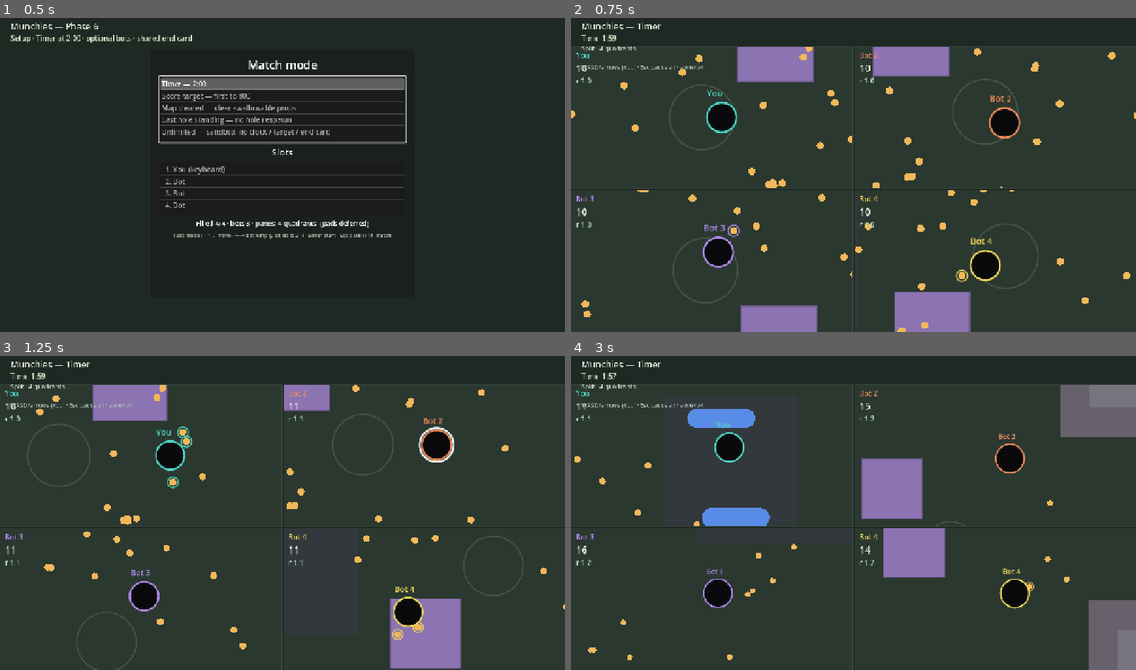
Above: before the commit, frames 1-4 (two rows, left to right).
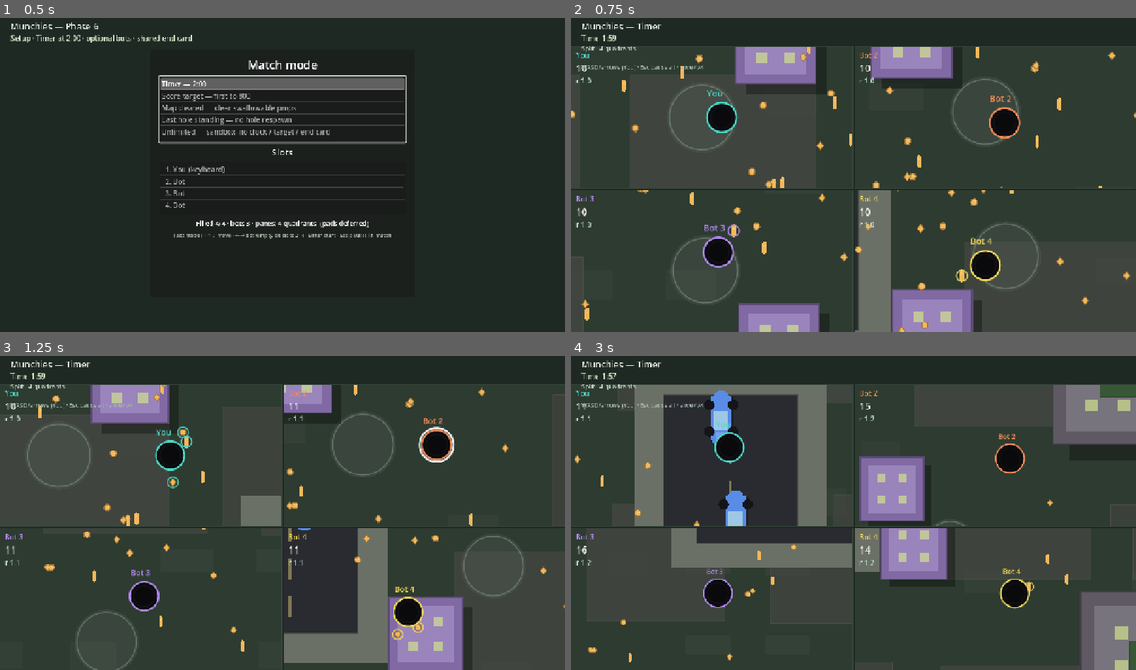
Above: after the commit, the same moments.

Repository: yelsayd/munchies
Game: Godot game, scene res://scenes/main.tscn
Two runs of this game, one before a commit and one after it. Both use one fixed random seed, a clock stepped at 60 frames per second and the inputs below.
Inputs:
- Up to frame 1 (0.5 s): no input
- Up to frame 2 (0.75 s): tap Enter (confirm) at 0.5, 0.6 s; hold D (move_right) from 0.53 s (still down)
- Up to frame 3 (1.25 s): keep holding D (move_right)
- Up to frame 4 (3 s): release D (move_right) at 1.28 s; hold S (move_down) 1.28-2.03 s; tap Tab at 1.35, 2.85 s; hold D (move_right) 2.03-2.78 s; tap Enter (confirm) at 2.1 s; hold W (move_up) from 2.78 s (still down)

Frame 1 is identical in both runs. In frame 2, 7.9% of the frame differs, in the area x 0-100%, y 9-100%; in frame 3, 9.5%; in frame 4, 14%.

Commit message:
Art pass: painted ground, cars, building silhouettes.
Upgrade the shared World2D draw so the map reads as a place—sidewalks,
lane marks, parks with trees, clearer litter, road-aligned cars, and
building footprints—without changing sim tiers or suction.

Co-authored-by: Yasser Elsayed <yelsayd@users.noreply.github.com>

Diff:
--- /dev/null
+++ b/scripts/capture_map.gd
@@ -0,0 +1,69 @@
+extends SceneTree
+## One-shot map capture for art-pass evidence.
+##   godot --path . -s res://scripts/capture_map.gd
+## Writes /tmp/munchies-map-after.png
+
+func _init() -> void:
+	call_deferred("_run")
+
+
+func _run() -> void:
+	var host_script := GDScript.new()
+	host_script.source_code = """
+extends Node
+var sim
+var swallow_tweens: Array = []
+var swallow_flash: float = 0.0
+var swallow_flash_hole: int = -1
+"""
+	host_script.reload()
+	var host := Node.new()
+	host.set_script(host_script)
+	root.add_child(host)
+
+	var sim := MunchiesSim.new()
+	var cfg := MatchConfig.for_mode(MatchConfig.Mode.UNLIMITED, 1)
+	cfg.set_slots(PackedStringArray([
+		MatchConfig.SLOT_KEYBOARD,
+		MatchConfig.SLOT_EMPTY,
+		MatchConfig.SLOT_EMPTY,
+		MatchConfig.SLOT_EMPTY,
+	]))
+	sim.setup_match(cfg, 42)
+	host.sim = sim
+
+	var sv := SubViewport.new()
+	sv.size = Vector2i(1280, 720)
+	sv.render_target_update_mode = SubViewport.UPDATE_ALWAYS
+	sv.disable_3d = true
+	sv.transparent_bg = false
+	root.add_child(sv)
+
+	var world_script: GDScript = load("res://scripts/world_view.gd") as GDScript
+	var world := Node2D.new()
+	world.set_script(world_script)
+	world.set("host", host)
+	sv.add_child(world)
+
+	var cam := Camera2D.new()
+	cam.enabled = true
+	# Frame roads + park edge + a building so place-making reads in one shot.
+	cam.position = Vector2(-20, -8) * 24.0
+	cam.zoom = Vector2(0.42, 0.42)
+	sv.add_child(cam)
+
+	world.queue_redraw()
+	await process_frame
+	await process_frame
+	await process_frame
+	await process_frame
+
+	var img: Image = sv.get_texture().get_image()
+	var out_path := "/tmp/munchies-map-after.png"
+	var err := img.save_png(out_path)
+	if err != OK:
+		print("FAIL save: ", err)
+		quit(1)
+		return
+	print("WROTE ", out_path, " bytes=", FileAccess.get_file_as_bytes(out_path).size())
+	quit(0)
--- a/scripts/world_view.gd
+++ b/scripts/world_view.gd
@@ -1,11 +1,13 @@
 extends Node2D
-## Draws the map: ground, parks, roads, props (large→small), all holes on top.
-## Too-big props stay under holes and never block movement (sim owns that).
+## Draws the map as a place: painted ground, sidewalks, roads, parks,
+## litter / street props / cars / building silhouettes. Sim + prop tiers stay authority.
 ## Shared across split-screen panes via one World2D — every pane sees the same swallow.
 
 const PIXELS_PER_METER := 24.0
-
-## Distinct hues; shapes differ per tier (dot, rounded rect, capsule, square, large square).
+const SIDEWALK_M := 2.2
+const BLOCK_M := 16.0
+
+## Distinct hues per tier; shapes sell the object (litter, street, car, building, block).
 const TIER_COLORS := {
 	0: Color(0.95, 0.72, 0.35),
 	1: Color(0.90, 0.45, 0.30),
@@ -14,6 +16,18 @@
 	4: Color(0.40, 0.38, 0.42),
 }
 
+const COL_GROUND := Color(0.18, 0.23, 0.19)
+const COL_BLOCK := Color(0.20, 0.24, 0.21)
+const COL_SIDEWALK := Color(0.42, 0.44, 0.40)
+const COL_ROAD := Color(0.16, 0.17, 0.19)
+const COL_ROAD_EDGE := Color(0.28, 0.30, 0.28)
+const COL_LANE := Color(0.78, 0.72, 0.42, 0.55)
+const COL_PARK := Color(0.24, 0.38, 0.24)
+const COL_PARK_DEEP := Color(0.18, 0.30, 0.18)
+const COL_TREE := Color(0.14, 0.28, 0.14)
+const COL_TREE_TOP := Color(0.22, 0.42, 0.20)
+const COL_BORDER := Color(0.38, 0.46, 0.40)
+
 ## Set by main.gd (World may live under a SubViewport, not under Main).
 var host: Node = null
 
@@ -26,32 +40,14 @@
 		return
 
 	var half: float = sim.map_half * PIXELS_PER_METER
-	# Ground
-	draw_rect(Rect2(Vector2(-half, -half), Vector2(half * 2.0, half * 2.0)), Color(0.17, 0.22, 0.19))
-
-	# Parks
-	for park_v in sim.parks:
-		var park: Dictionary = park_v
-		var c: Vector2 = (park["center"] as Vector2) * PIXELS_PER_METER
-		var r: float = float(park["radius"]) * PIXELS_PER_METER
-		draw_circle(c, r, Color(0.22, 0.30, 0.22, 0.55))
-
-	# Roads / lots
-	for road_v in sim.roads:
-		var road: Rect2 = road_v
-		var rpx := Rect2(
-			road.position * PIXELS_PER_METER,
-			road.size * PIXELS_PER_METER
-		)
-		draw_rect(rpx, Color(0.20, 0.22, 0.24, 0.85))
-
-	# Spawn pads (faint rings)
-	for pad_v in MunchiesSim.SPAWN_PADS:
-		var pad: Vector2 = pad_v * PIXELS_PER_METER
-		draw_arc(pad, 2.2 * PIXELS_PER_METER, 0.0, TAU, 32, Color(0.45, 0.55, 0.50, 0.35), 2.0, true)
-
+	_draw_ground(half)
+	_draw_city_blocks(half)
+	_draw_parks(sim)
+	_draw_sidewalks(sim)
+	_draw_roads(sim)
+	_draw_spawn_pads()
 	# Border
-	draw_rect(Rect2(Vector2(-half, -half), Vector2(half * 2.0, half * 2.0)), Color(0.35, 0.42, 0.38), false, 4.0)
+	draw_rect(Rect2(Vector2(-half, -half), Vector2(half * 2.0, half * 2.0)), COL_BORDER, false, 4.0)
 
 	# Props large → small so litter reads on top of buildings when overlapping.
 	# Holes draw after this, so too-big props sit under holes.
@@ -67,7 +63,8 @@
 		var r: float = float(prop["radius"]) * PIXELS_PER_METER
 		var tier: int = int(prop["tier"])
 		var col: Color = TIER_COLORS.get(tier, Color.WHITE) as Color
-		_draw_tier_shape(tier, pos, r, col)
+		var facing: float = _prop_facing(prop, sim)
+		_draw_tier_shape(tier, pos, r, col, int(prop["id"]), facing)
 		# Contested / claimed: only the claiming hole owns the prop — ring in that hole's color.
 		var claimed: int = int(prop.get("claimed_by", -1))
 		if claimed != -1:
@@ -79,7 +76,6 @@
 				draw_arc(pos, r + 3.0, 0.0, TAU, 24, ring, 2.0, true)
 
 	# Active swallow tweens (presentation only; sim already removed the prop).
-	# Every pane shares this World2D, so both sides see the same swallow.
 	for tw in host.swallow_tweens:
 		var t: Dictionary = tw
 		var pos := Vector2(float(t["x"]), float(t["y"])) * PIXELS_PER_METER
@@ -88,7 +84,7 @@
 			continue
 		var col: Color = TIER_COLORS.get(int(t["tier"]), Color.WHITE) as Color
 		col.a = float(t["scale"])
-		_draw_tier_shape(int(t["tier"]), pos, r, col)
+		_draw_tier_shape(int(t["tier"]), pos, r, col, 0, 0.0)
 
 	# All holes (alive) on top; dead holes are invisible until respawn.
 	for hole_v in sim.holes:
@@ -100,8 +96,8 @@
 		var slot: int = int(hole.get("slot", 0))
 		var ring: Color = MunchiesSim.HOLE_RING_COLORS[clampi(slot, 0, MunchiesSim.HOLE_RING_COLORS.size() - 1)]
 		draw_circle(hpos, hr, Color(0.04, 0.04, 0.05))
+		draw_arc(hpos, hr * 0.72, 0.0, TAU, 48, Color(0.08, 0.08, 0.10, 0.7), 2.0, true)
 		draw_arc(hpos, hr, 0.0, TAU, 64, ring, 3.0, true)
-		# Name label above hole.
 		var label: String = str(hole.get("name", ""))
 		draw_string(
 			ThemeDB.fallback_font,
@@ -118,33 +114,293 @@
 			draw_arc(hpos, hr + 4.0, 0.0, TAU, 64, Color(1, 1, 1, flash_a), 3.5, true)
 
 
-func _draw_tier_shape(tier: int, pos: Vector2, r: float, col: Color) -> void:
+func _draw_ground(half: float) -> void:
+	draw_rect(Rect2(Vector2(-half, -half), Vector2(half * 2.0, half * 2.0)), COL_GROUND)
+	# Quiet turf patches — small rectangles, not giant blobs.
+	var step: float = 10.0 * PIXELS_PER_METER
+	var i := -10
+	while i <= 10:
+		var j := -10
+		while j <= 10:
+			var h: float = _hash2(i * 3, j * 5)
+			if h > 0.62:
+				var c := Vector2(float(i) * step * 0.7, float(j) * step * 0.7)
+				var w: float = step * (0.22 + h * 0.18)
+				var ht: float = step * (0.16 + (1.0 - h) * 0.14)
+				var tint := COL_GROUND.lightened(0.03 + h * 0.05)
+				tint.a = 0.4
+				draw_rect(Rect2(c - Vector2(w, ht) * 0.5, Vector2(w, ht)), tint)
+			j += 1
+		i += 1
+
+
+func _draw_city_blocks(half: float) -> void:
+	## Lot pads between the cross so the map reads as city blocks, not empty green.
+	var step: float = BLOCK_M * PIXELS_PER_METER
+	var margin: float = 4.0 * PIXELS_PER_METER
+	var x: float = -half + margin
+	while x < half - margin:
+		var y: float = -half + margin
+		while y < half - margin:
+			var cx: float = x + step * 0.4
+			var cy: float = y + step * 0.4
+			if absf(cx) < 11.0 * PIXELS_PER_METER or absf(cy) < 11.0 * PIXELS_PER_METER:
+				y += step
+				continue
+			var h: float = _hash2(int(x), int(y))
+			if h < 0.28:
+				y += step
+				continue
+			var w: float = step * (0.62 + h * 0.2)
+			var ht: float = step * (0.5 + (1.0 - h) * 0.22)
+			var lot := Color(0.26, 0.27, 0.25, 0.7)
+			lot = lot.lightened((h - 0.5) * 0.06)
+			draw_rect(Rect2(Vector2(cx - w * 0.5, cy - ht * 0.5), Vector2(w, ht)), lot)
+			# Faint lot outline
+			draw_rect(
+				Rect2(Vector2(cx - w * 0.5, cy - ht * 0.5), Vector2(w, ht)),
+				Color(0.35, 0.36, 0.33, 0.35),
+				false,
+				1.5
+			)
+			y += step
+		x += step
+
+
+func _draw_parks(sim: MunchiesSim) -> void:
+	for park_v in sim.parks:
+		var park: Dictionary = park_v
+		var c: Vector2 = (park["center"] as Vector2) * PIXELS_PER_METER
+		var r: float = float(park["radius"]) * PIXELS_PER_METER
+		draw_circle(c, r, COL_PARK)
+		draw_circle(c, r * 0.78, COL_PARK_DEEP)
+		# Path ring
+		draw_arc(c, r * 0.42, 0.0, TAU, 48, Color(0.48, 0.42, 0.30, 0.45), 3.0, true)
+		# A few tree crowns — fixed offsets from park center (no RNG per frame).
+		var tree_n: int = clampi(int(r / (4.0 * PIXELS_PER_METER)), 4, 10)
+		for t in tree_n:
+			var ang: float = float(t) * TAU / float(tree_n) + 0.4
+			var dist: float = r * (0.55 + 0.12 * float(t % 3))
+			var tp := c + Vector2(cos(ang), sin(ang)) * dist
+			draw_circle(tp, r * 0.08, COL_TREE)
+			draw_circle(tp + Vector2(r * 0.02, -r * 0.02), r * 0.055, COL_TREE_TOP)
+
+
+func _draw_sidewalks(sim: MunchiesSim) -> void:
+	var pad: float = SIDEWALK_M * PIXELS_PER_METER
+	for road_v in sim.roads:
+		var road: Rect2 = road_v
+		var rpx := Rect2(
+			road.position * PIXELS_PER_METER - Vector2(pad, pad),
+			road.size * PIXELS_PER_METER + Vector2(pad * 2.0, pad * 2.0)
+		)
+		draw_rect(rpx, COL_SIDEWALK)
+
+
+func _draw_roads(sim: MunchiesSim) -> void:
+	for road_v in sim.roads:
+		var road: Rect2 = road_v
+		var rpx := Rect2(road.position * PIXELS_PER_METER, road.size * PIXELS_PER_METER)
+		draw_rect(rpx, COL_ROAD)
+		# Curb / edge stroke
+		draw_rect(rpx, COL_ROAD_EDGE, false, 2.0)
+		_draw_lane_dashes(rpx)
+
+
+func _draw_lane_dashes(rpx: Rect2) -> void:
+	var horizontal: bool = rpx.size.x >= rpx.size.y
+	var dash: float = 1.6 * PIXELS_PER_METER
+	var gap: float = 1.2 * PIXELS_PER_METER
+	var thick: float = 0.18 * PIXELS_PER_METER
+	if horizontal:
+		var y: float = rpx.position.y + rpx.size.y * 0.5 - thick * 0.5
+		var x: float = rpx.position.x + dash * 0.5
+		var end_x: float = rpx.position.x + rpx.size.x - dash * 0.5
+		while x < end_x:
+			draw_rect(Rect2(Vector2(x, y), Vector2(dash, thick)), COL_LANE)
+			x += dash + gap
+	else:
+		var x: float = rpx.position.x + rpx.size.x * 0.5 - thick * 0.5
+		var y: float = rpx.position.y + dash * 0.5
+		var end_y: float = rpx.position.y + rpx.size.y - dash * 0.5
+		while y < end_y:
+			draw_rect(Rect2(Vector2(x, y), Vector2(thick, dash)), COL_LANE)
+			y += dash + gap
+
+
+func _draw_spawn_pads() -> void:
+	for pad_v in MunchiesSim.SPAWN_PADS:
+		var pad: Vector2 = pad_v * PIXELS_PER_METER
+		draw_circle(pad, 2.4 * PIXELS_PER_METER, Color(0.32, 0.36, 0.33, 0.35))
+		draw_arc(pad, 2.2 * PIXELS_PER_METER, 0.0, TAU, 32, Color(0.55, 0.65, 0.58, 0.45), 2.0, true)
+
+
+func _prop_facing(prop: Dictionary, sim: MunchiesSim) -> float:
+	## Prefer road orientation for cars; otherwise a stable angle from id.
+	var px: float = float(prop["x"])
+	var py: float = float(prop["y"])
+	var best_d: float = INF
+	var facing: float = float(int(prop["id"]) % 8) * (PI * 0.25)
+	for road_v in sim.roads:
+		var road: Rect2 = road_v
+		var expanded := road.grow(4.0)
+		if not expanded.has_point(Vector2(px, py)):
+			continue
+		var cx: float = clampf(px, road.position.x, road.position.x + road.size.x)
+		var cy: float = clampf(py, road.position.y, road.position.y + road.size.y)
+		var d: float = Vector2(px - cx, py - cy).length()
+		if d < best_d:
+			best_d = d
+			facing = 0.0 if road.size.x >= road.size.y else PI * 0.5
+	return facing
+
+
+func _draw_tier_shape(tier: int, pos: Vector2, r: float, col: Color, prop_id: int, facing: float) -> void:
 	match tier:
 		0:
-			# Litter: small filled circle (dot).
-			draw_circle(pos, r, col)
+			_draw_litter(pos, r, col, prop_id)
 		1:
-			# Street prop: rounded rect.
-			var size := Vector2(r * 1.7, r * 1.3)
-			var rect := Rect2(pos - size * 0.5, size)
-			draw_rect(rect, col)
-			draw_circle(pos + Vector2(-size.x * 0.35, 0), r * 0.45, col)
-			draw_circle(pos + Vector2(size.x * 0.35, 0), r * 0.45, col)
+			_draw_street_prop(pos, r, col, prop_id)
 		2:
-			# Vehicle: capsule (rect + end caps).
-			var half_len := r * 1.4
+			_draw_car(pos, r, col, facing)
+		3:
+			_draw_building(pos, r, col, false)
+		_:
+			_draw_building(pos, r, col, true)
+
+
+func _draw_litter(pos: Vector2, r: float, col: Color, prop_id: int) -> void:
+	## Small, high-contrast scraps so parks/trails read as food, not noise.
+	var kind: int = abs(prop_id) % 3
+	var outline := col.darkened(0.35)
+	outline.a = minf(1.0, col.a)
+	match kind:
+		0:
+			# Wrapper / chip bag: diamond
+			var pts := PackedVector2Array([
+				pos + Vector2(0, -r * 1.1),
+				pos + Vector2(r * 0.9, 0),
+				pos + Vector2(0, r * 1.1),
+				pos + Vector2(-r * 0.9, 0),
+			])
+			draw_colored_polygon(pts, col)
+			draw_polyline(pts + PackedVector2Array([pts[0]]), outline, 1.2, true)
+		1:
+			# Bottle / can: short capsule
+			var half_h := r * 1.15
 			var half_w := r * 0.55
-			draw_rect(Rect2(pos - Vector2(half_len, half_w), Vector2(half_len * 2.0, half_w * 2.0)), col)
-			draw_circle(pos + Vector2(-half_len, 0), half_w, col)
-			draw_circle(pos + Vector2(half_len, 0), half_w, col)
-		3:
-			# Small building: square.
-			var s := r * 1.6
-			draw_rect(Rect2(pos - Vector2(s, s) * 0.5, Vector2(s, s)), col)
-			draw_rect(Rect2(pos - Vector2(s, s) * 0.5, Vector2(s, s)), col.darkened(0.2), false, 2.0)
+			draw_rect(Rect2(pos - Vector2(half_w, half_h), Vector2(half_w * 2.0, half_h * 2.0)), col)
+			draw_circle(pos + Vector2(0, -half_h), half_w, col)
+			draw_circle(pos + Vector2(0, half_h), half_w, col)
+			draw_circle(pos + Vector2(0, -half_h * 0.55), half_w * 0.45, col.lightened(0.25))
 		_:
-			# Block: larger square with inset.
-			var s := r * 1.7
-			draw_rect(Rect2(pos - Vector2(s, s) * 0.5, Vector2(s, s)), col)
-			var inset := s * 0.55
-			draw_rect(Rect2(pos - Vector2(inset, inset) * 0.5, Vector2(inset, inset)), col.lightened(0.12))
+			# Crumpled scrap: bright dot with dark ring
+			draw_circle(pos, r * 1.05, outline)
+			draw_circle(pos, r * 0.75, col)
+			draw_circle(pos + Vector2(r * 0.2, -r * 0.15), r * 0.28, col.lightened(0.2))
+
+
+func _draw_street_prop(pos: Vector2, r: float, col: Color, prop_id: int) -> void:
+	var kind: int = abs(prop_id) % 3
+	match kind:
+		0:
+			# Bench: plank + two legs
+			var plank := Vector2(r * 2.0, r * 0.55)
+			draw_rect(Rect2(pos - plank * 0.5, plank), col)
+			draw_rect(Rect2(pos + Vector2(-r * 0.75, r * 0.15), Vector2(r * 0.3, r * 0.55)), col.darkened(0.2))
+			draw_rect(Rect2(pos + Vector2(r * 0.45, r * 0.15), Vector2(r * 0.3, r * 0.55)), col.darkened(0.2))
+		1:
+			# Trash bin: upright cylinder
+			draw_rect(Rect2(pos - Vector2(r * 0.7, r * 0.95), Vector2(r * 1.4, r * 1.9)), col)
+			draw_rect(Rect2(pos - Vector2(r * 0.85, r * 1.05), Vector2(r * 1.7, r * 0.35)), col.darkened(0.15))
+			draw_rect(Rect2(pos - Vector2(r * 0.35, r * 0.35), Vector2(r * 0.7, r * 0.55)), Color(0.12, 0.12, 0.14, col.a))
+		_:
+			# Hydrant / bollard
+			draw_circle(pos + Vector2(0, r * 0.2), r * 0.7, col)
+			draw_rect(Rect2(pos - Vector2(r * 0.35, r * 1.1), Vector2(r * 0.7, r * 1.0)), col.lightened(0.1))
+			draw_circle(pos + Vector2(0, -r * 0.95), r * 0.4, col.lightened(0.15))
+
+
+func _draw_car(pos: Vector2, r: float, col: Color, facing: float) -> void:
+	## Top-down car: tapered body, glass cabin, wheels. Facing aligns to nearest road.
+	var body_len := r * 2.55
+	var body_w := r * 1.2
+	var axis := Vector2(cos(facing), sin(facing))
+	var perp := Vector2(-axis.y, axis.x)
+
+	draw_colored_polygon(
+		_oriented_rect(pos + Vector2(r * 0.06, r * 0.06), body_len * 1.02, body_w * 1.08, axis, perp),
+		Color(0, 0, 0, 0.25 * col.a)
+	)
+	# Body (slightly rounded via end caps)
+	draw_colored_polygon(_oriented_rect(pos, body_len, body_w, axis, perp), col)
+	draw_circle(pos + axis * (body_len * 0.42), body_w * 0.48, col)
+	draw_circle(pos - axis * (body_len * 0.42), body_w * 0.42, col)
+	# Cabin glass
+	var cabin_c := pos + axis * (r * 0.12)
+	draw_colored_polygon(
+		_oriented_rect(cabin_c, r * 1.05, body_w * 0.72, axis, perp),
+		Color(0.62, 0.78, 0.90, col.a)
+	)
+	# Nose stripe so facing reads
+	draw_colored_polygon(
+		_oriented_rect(pos + axis * (body_len * 0.38), r * 0.35, body_w * 0.55, axis, perp),
+		col.lightened(0.18)
+	)
+	# Wheels
+	var wheel_col := Color(0.08, 0.08, 0.10, col.a)
+	var wheel_r := r * 0.3
+	var long_off := body_len * 0.3
+	var lat_off := body_w * 0.58
+	draw_circle(pos + axis * long_off + perp * lat_off, wheel_r, wheel_col)
+	draw_circle(pos + axis * long_off - perp * lat_off, wheel_r, wheel_col)
+	draw_circle(pos - axis * long_off + perp * lat_off, wheel_r, wheel_col)
+	draw_circle(pos - axis * long_off - perp * lat_off, wheel_r, wheel_col)
+
+
+func _draw_building(pos: Vector2, r: float, col: Color, is_block: bool) -> void:
+	## Footprint silhouette: shadow, walls, roof plate, windows. Blocks get a courtyard.
+	var s: float = r * (1.9 if is_block else 1.7)
+	var shadow_off := Vector2(r * 0.22, r * 0.22)
+	draw_rect(Rect2(pos - Vector2(s, s) * 0.5 + shadow_off, Vector2(s, s)), Color(0, 0, 0, 0.32 * col.a))
+	# Outer wall
+	draw_rect(Rect2(pos - Vector2(s, s) * 0.5, Vector2(s, s)), col.darkened(0.08))
+	# Roof inset
+	var roof := s * (0.82 if is_block else 0.76)
+	draw_rect(Rect2(pos - Vector2(roof, roof) * 0.5, Vector2(roof, roof)), col.lightened(0.12))
+	# Parapet stroke
+	draw_rect(Rect2(pos - Vector2(s, s) * 0.5, Vector2(s, s)), col.darkened(0.35), false, 2.5)
+	# Window grid
+	var win := Color(0.82, 0.88, 0.55, 0.7 * col.a)
+	var cells: int = 3 if is_block else 2
+	var inset: float = s * 0.16
+	var cell: float = (s - inset * 2.0) / float(cells)
+	for ix in cells:
+		for iy in cells:
+			var wx: float = pos.x - s * 0.5 + inset + (float(ix) + 0.5) * cell
+			var wy: float = pos.y - s * 0.5 + inset + (float(iy) + 0.5) * cell
+			var ws: float = cell * 0.38
+			draw_rect(Rect2(Vector2(wx - ws * 0.5, wy - ws * 0.5), Vector2(ws, ws)), win)
+	if is_block:
+		var court := s * 0.34
+		draw_rect(Rect2(pos - Vector2(court, court) * 0.5, Vector2(court, court)), COL_PARK.darkened(0.1))
+		draw_rect(Rect2(pos - Vector2(court, court) * 0.5, Vector2(court, court)), COL_PARK_DEEP, false, 1.5)
+
+
+func _oriented_rect(center: Vector2, length: float, width: float, axis: Vector2, perp: Vector2) -> PackedVector2Array:
+	var hl := length * 0.5
+	var hw := width * 0.5
+	return PackedVector2Array([
+		center + axis * hl + perp * hw,
+		center - axis * hl + perp * hw,
+		center - axis * hl - perp * hw,
+		center + axis * hl - perp * hw,
+	])
+
+
+func _hash2(a: int, b: int) -> float:
+	## Cheap deterministic 0..1 hash for static ground detail (no RNG per frame).
+	var n: int = a * 374761393 + b * 668265263
+	n = (n ^ (n >> 13)) * 1274126177
+	n = n ^ (n >> 16)
+	return float(n & 0xFFFF) / 65535.0
